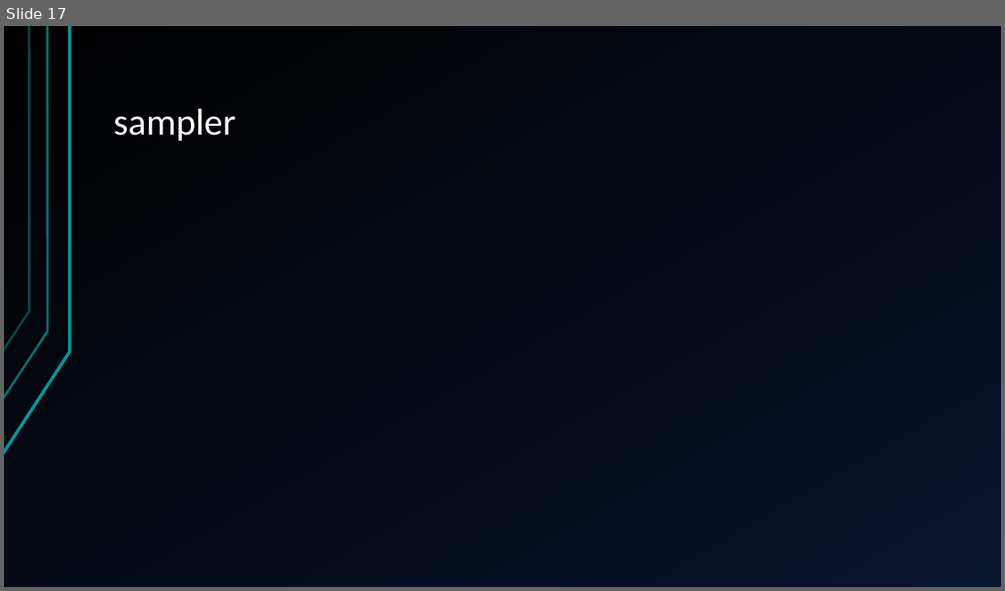
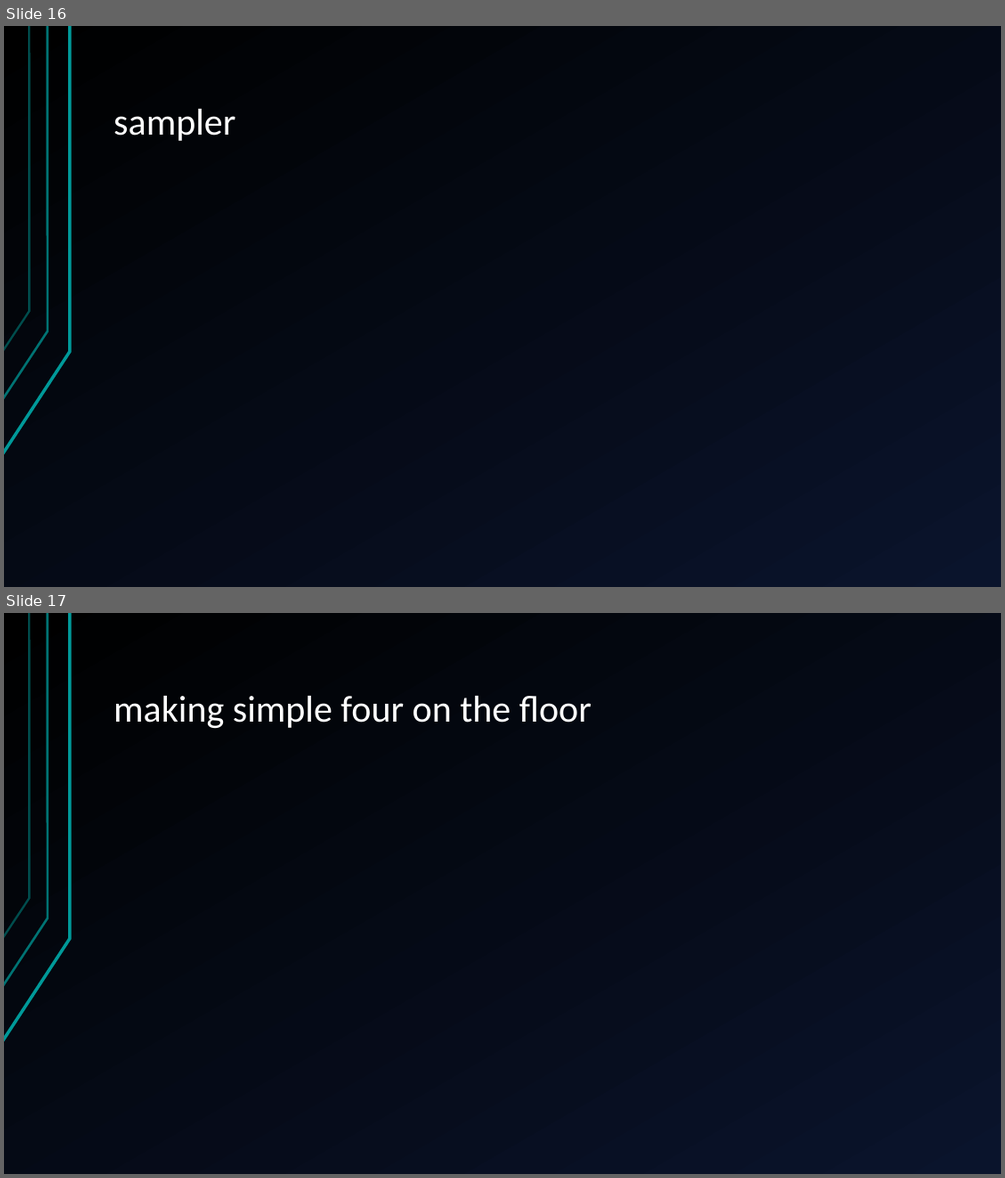
Before and after one commit to jegasus/m8-tracker-workshop, a slide deck: slides_v1.odp. Shown one above the other, each under a label of ours: slide 17 before the commit, slides 16 and 17 after it. The pictures are 1005x591 and 1005x1178 pixels, drawn with LibreOffice and Linux fonts; fonts in the diff are those of the drawing. Boxes give left, top, right and bottom in pixels: in the first picture for what was removed or moved away, otherwise in the second. Text is boxed around its words. In the diff, an @@ line names an element or a change of style, - is before the commit and + after.

```diff
--- a/slides_v1.odp
+++ b/slides_v1.odp
@@ slide 17 added at [4, 613, 1001, 1174], background gradient #000000 to #0A142C; not listed: 3 template elements that a slide beside it also shows @@
@@ title added at [113, 696, 591, 729], 36 pt, text #FFFFFF @@
+making simple four on the floor
@@ what was slide 17 is now slide 16 @@
```
Also in this commit, not shown: 5 slides changed, 3 other slides added, 1 slide removed.
